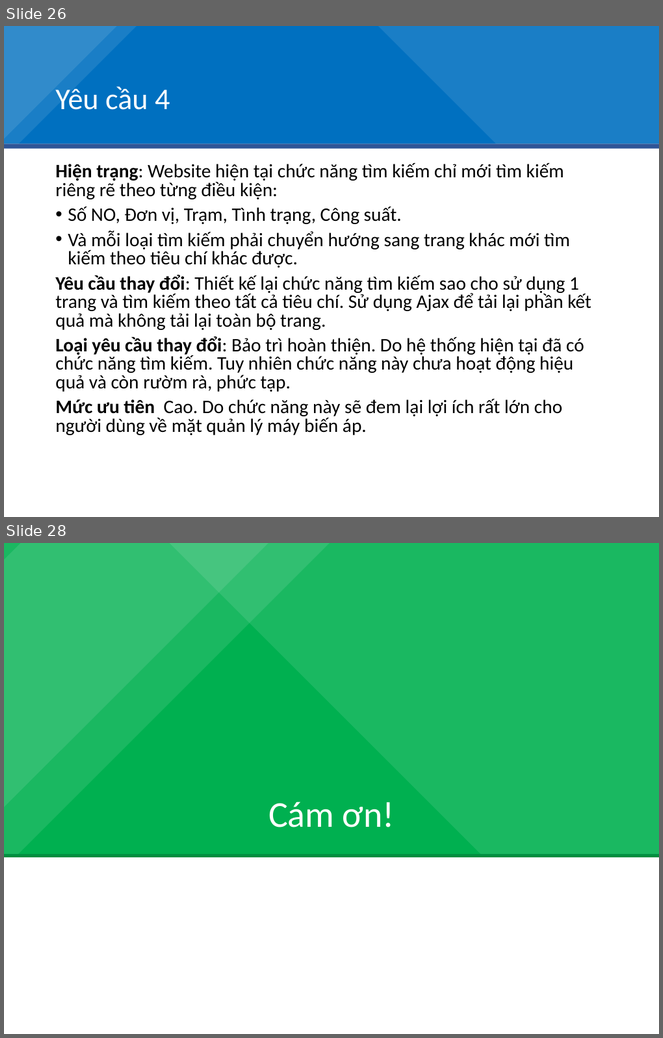
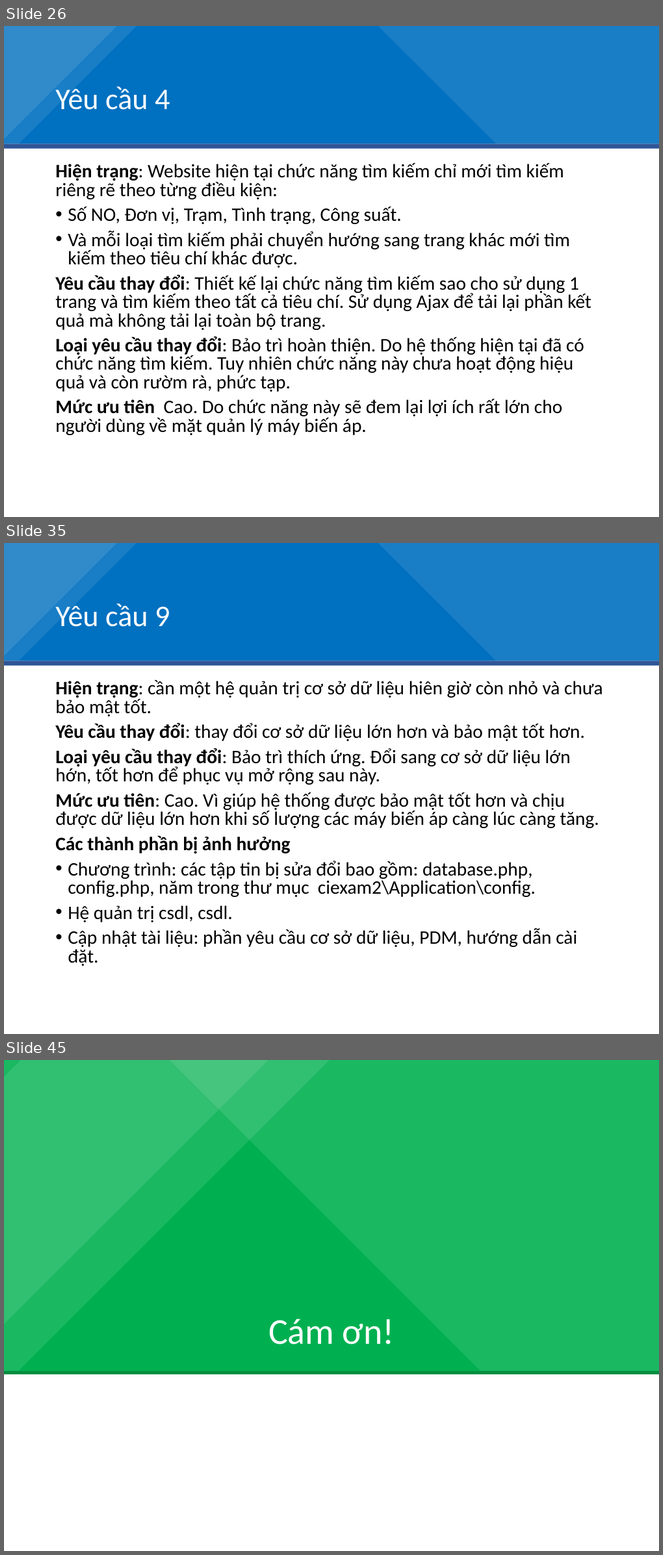
Before and after one commit to duduct/BaoTriPhanMem, a slide deck: BaiTap2/BT01_BT2_Slide.pptx. Shown one above the other, each under a label of ours: slides 26 and 28 before the commit, slides 26, 35 and 45 after it; the slides between them are not shown. The pictures are 663x1038 and 663x1555 pixels, drawn with LibreOffice and Linux fonts; fonts in the diff are those of the drawing. Boxes give left, top, right and bottom in pixels: in the first picture for what was removed or moved away, otherwise in the second. Text is boxed around its words. In the diff, an @@ line names an element or a change of style, - is before the commit and + after.

Commit message:
Cập nhật slide báo cáo
Yêu cầu 6->13,  chính tả phân tích sự tác động.

```diff
--- a/BaiTap2/BT01_BT2_Slide.pptx
+++ b/BaiTap2/BT01_BT2_Slide.pptx
@@ slide 35 added at (4,543,659,1034), background #FFFFFF; not listed: 5 template elements that a slide beside it also shows @@
@@ title added at (55,601,170,627), 33 pt, text #FFFFFF @@
+Yêu cầu 9
@@ text added at (55,680,603,966), 21 pt, text #000000 @@
+Hiện trạng: cần một hệ quản trị cơ sở dữ liệu hiên giờ còn nhỏ và chưa bảo mật tốt.
+Yêu cầu thay đổi: thay đổi cơ sở dữ liệu lớn hơn và bảo mật tốt hơn.
+Loại yêu cầu thay đổi: Bảo trì thích ứng. Đổi sang cơ sở dữ liệu lớn hớn, tốt hơn để phục vụ mở rộng sau này.
+Mức ưu tiên: Cao. Vì giúp hệ thống được bảo mật tốt hơn và chịu được dữ liệu lớn hơn khi số lượng các máy biến áp càng lúc càng tăng.
+Các thành phần bị ảnh hưởng
+• Chương trình: các tập tin bị sửa đổi bao gồm: database.php, config.php, năm trong thư mục ciexam2\Application\config.
+• Hệ quản trị csdl, csdl.
+• Cập nhật tài liệu: phần yêu cầu cơ sở dữ liệu, PDM, hướng dẫn cài đặt.
@@ what was slide 28 is now slide 45 @@
```
Also in this commit, not shown: 1 slide changed, 16 other slides added, 1 other file.
